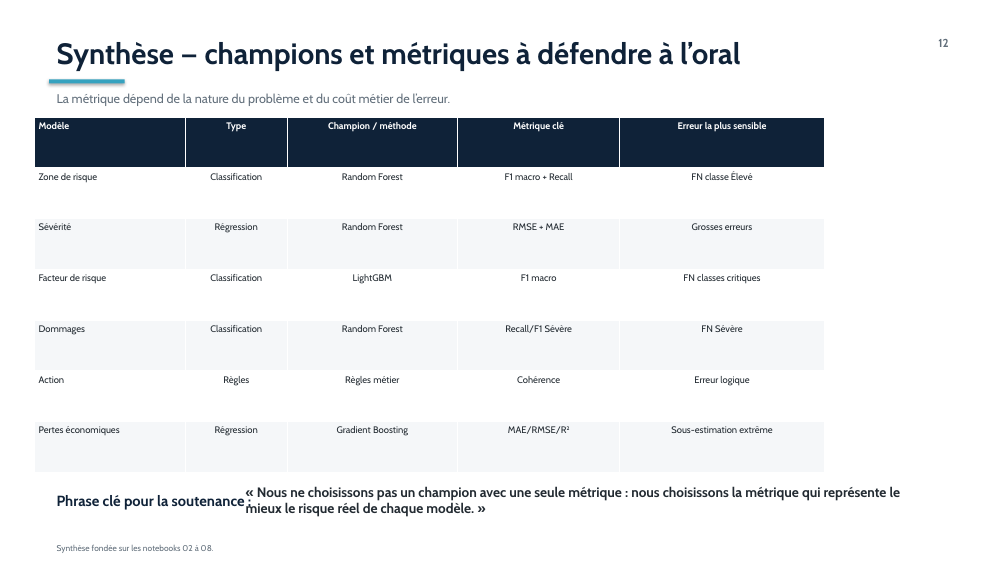
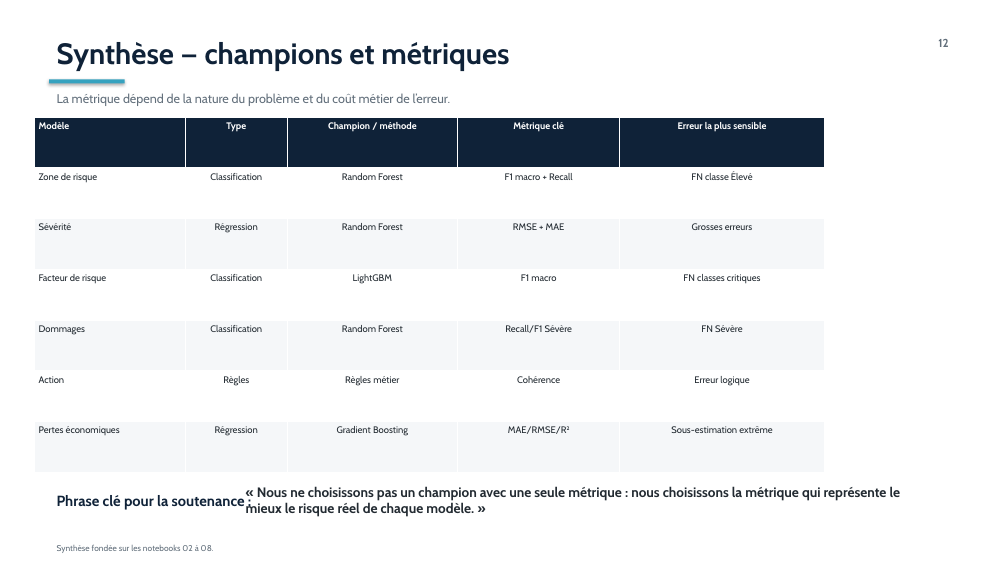
Before and after one commit to tarekalsemaan/USGS-Earthquake-AI, a slide deck: slide 12 of Presentation_TP_USGS_Earthquake_AI_FINAL.pptx. Drawn at 1008x567 pixels with LibreOffice and Linux fonts; fonts in the diff are those of the drawing. Boxes give left, top, right and bottom in pixels: in the first picture for what was removed or moved away, otherwise in the second. Text is boxed around its words. In the diff, an @@ line names an element or a change of style, - is before the commit and + after.

```diff
--- a/Presentation_TP_USGS_Earthquake_AI_FINAL.pptx
+++ b/Presentation_TP_USGS_Earthquake_AI_FINAL.pptx
@@ text at (x1=57, y1=42, x2=509, y2=71): text changed @@
-Synthèse — champions et métriques à défendre à l’oral
+Synthèse — champions et métriques
```
Also in this commit, not shown: 2 other slides changed.
